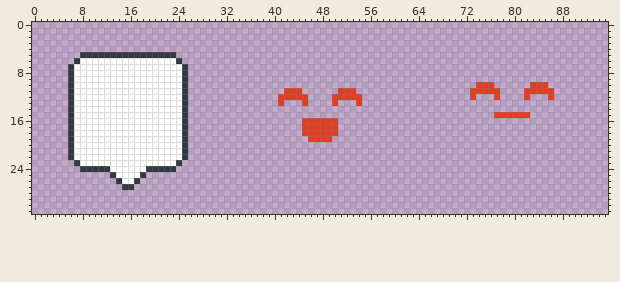
File history of a sprite sheet, Assets/Sprites/UI/Fukidashi.png. That is the earlier state.
The file is 96x32 pixels.
The result:
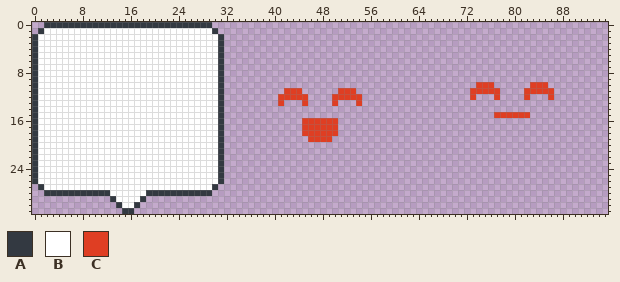
Palette (. is transparent): A #333941  B #ffffff  C #df3e23
From old to new:
The author put colour A in row 0 at x 2 to 29; in row 1 at x 1 and 30; in rows 2 to 26 at x 0 and 31; in row 27 at x 1 and 30; in row 28 at x 2 to 12 and 19 to 29; in row 29 at x 13 and 18.
The author put colour A in row 30 at x 14 and 17; in row 31 at x 15 to 16.
The author put colour B in row 1 at x 2 to 29; in rows 2 to 4 at x 1 to 30; in row 5 at x 1 to 7 and 24 to 30; in row 6 at x 1 to 6 and 25 to 30; in rows 7 to 22 at x 1 to 5 and 26 to 30; in row 23 at x 1 to 6 and 25 to 30.
The author put colour B in row 24 at x 1 to 7 and 24 to 30; in row 25 at x 1 to 12 and 19 to 30; in row 26 at x 1 to 13 and 18 to 30; in row 27 at x 2 to 14 and 17 to 29; in row 28 at x 13 to 18; in row 29 at x 14 to 17.
The author put colour B in row 30 at x 15 to 16.
Colour A becomes colour B in row 5 at x 8 to 23; in row 6 at x 7 and 24; in rows 7 to 22 at x 6 and 25; in row 23 at x 7 and 24; in row 24 at x 8 to 12 and 19 to 23; in row 25 at x 13 and 18.
Colour A becomes colour B in row 26 at x 14 and 17; in row 27 at x 15 to 16.
